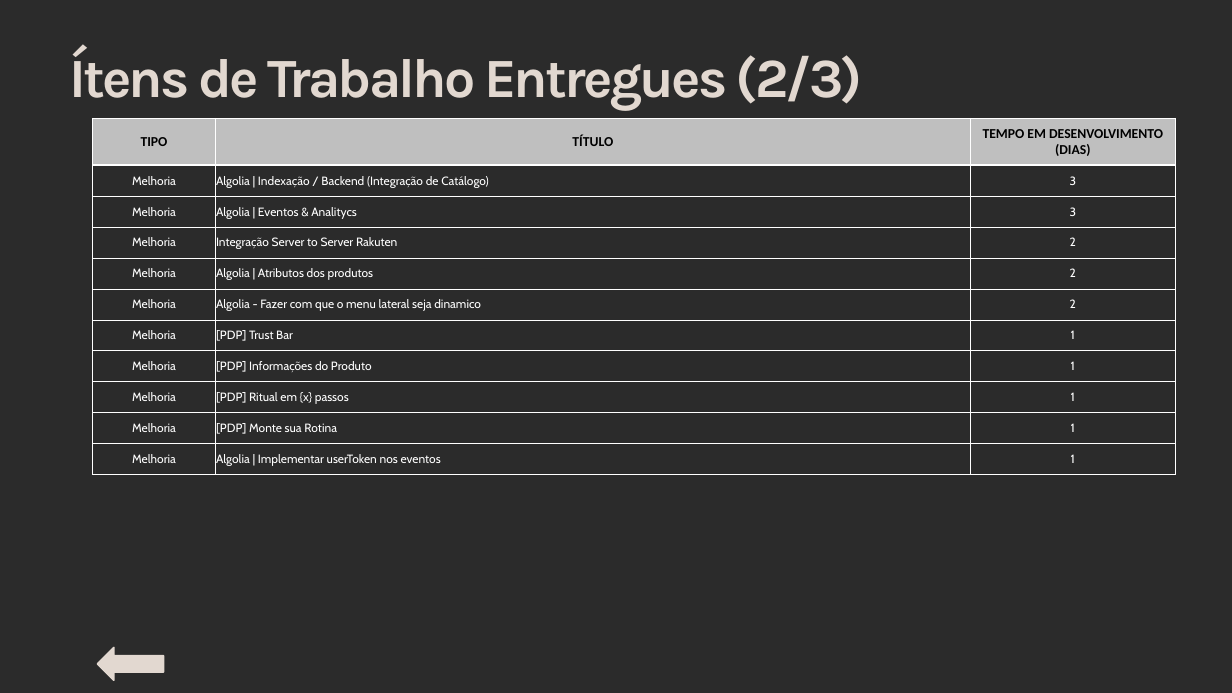
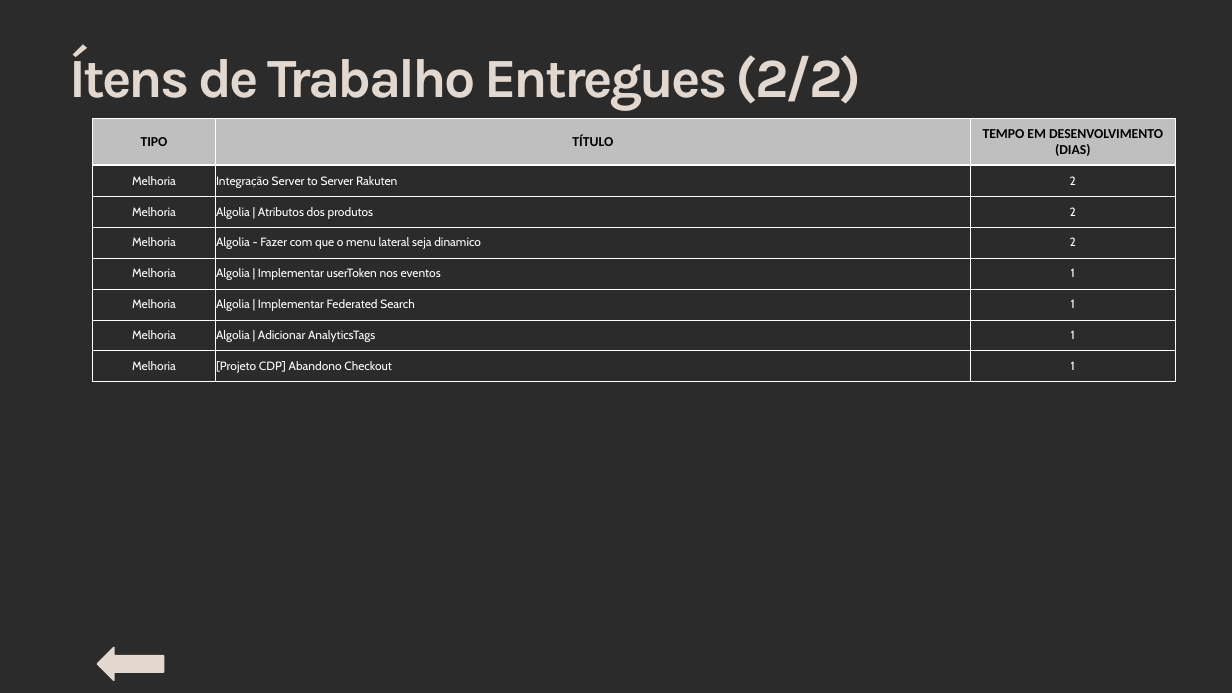
Before and after one commit to fabiovidart1985/vidart, a slide deck: slide 13 of Status Report - Salon Line - Outubro 2026.pptx (slide 15 before the commit). Drawn at 1232x693 pixels with LibreOffice and Linux fonts; fonts in the diff are those of the drawing; background and template pictures are left out; a plain dark background stands for a picture behind light text. Boxes give left, top, right and bottom in pixels: in the first picture for what was removed or moved away, otherwise in the second. Text is boxed around its words. In the diff, an @@ line names an element or a change of style, - is before the commit and + after.

```diff
--- a/Status Report - Salon Line - Outubro 2026.pptx
+++ b/Status Report - Salon Line - Outubro 2026.pptx
@@ text at bbox=[69, 47, 862, 110]: text changed @@
-Ítens de Trabalho Entregues (2/3)
+Ítens de Trabalho Entregues (2/2)
@@ table at bbox=[92, 118, 1175, 444] @@
-row 2: Melhoria | Algolia | Indexação / Backend (Integração de Catálogo) | 3
-row 3: Melhoria | Algolia | Eventos & Analitycs | 3
-row 7: Melhoria | [PDP] Trust Bar | 1
-row 8: Melhoria | [PDP] Informações do Produto | 1
-row 9: Melhoria | [PDP] Ritual em {x} passos | 1
-row 10: Melhoria | [PDP] Monte sua Rotina | 1
+row 6: Melhoria | Algolia | Implementar Federated Search | 1
+row 7: Melhoria | Algolia | Adicionar AnalyticsTags | 1
+row 8: Melhoria | [Projeto CDP] Abandono Checkout | 1
```
Also in this commit, not shown: 8 other slides changed, 3 slides removed, 1 other file.
